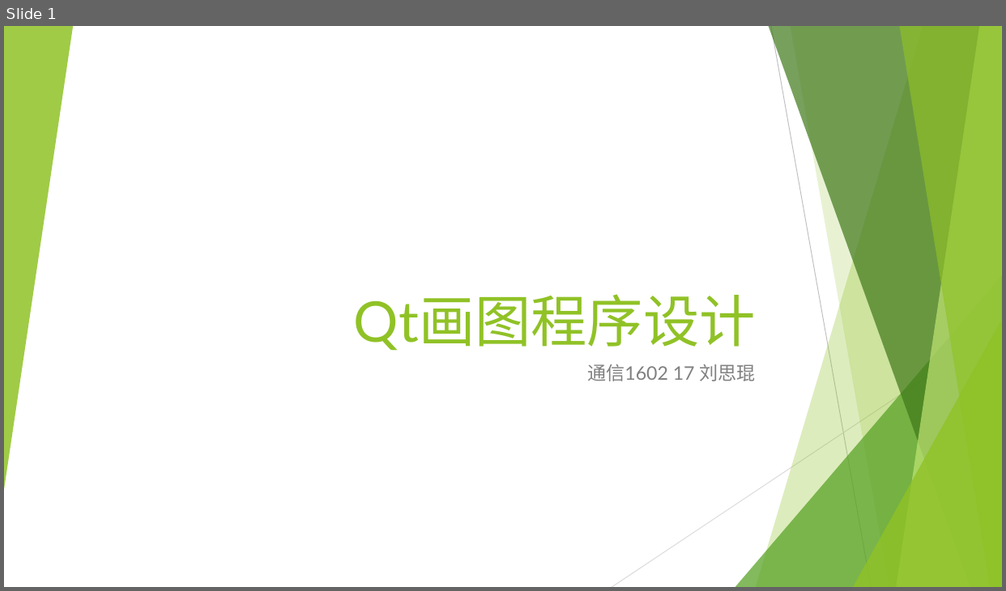
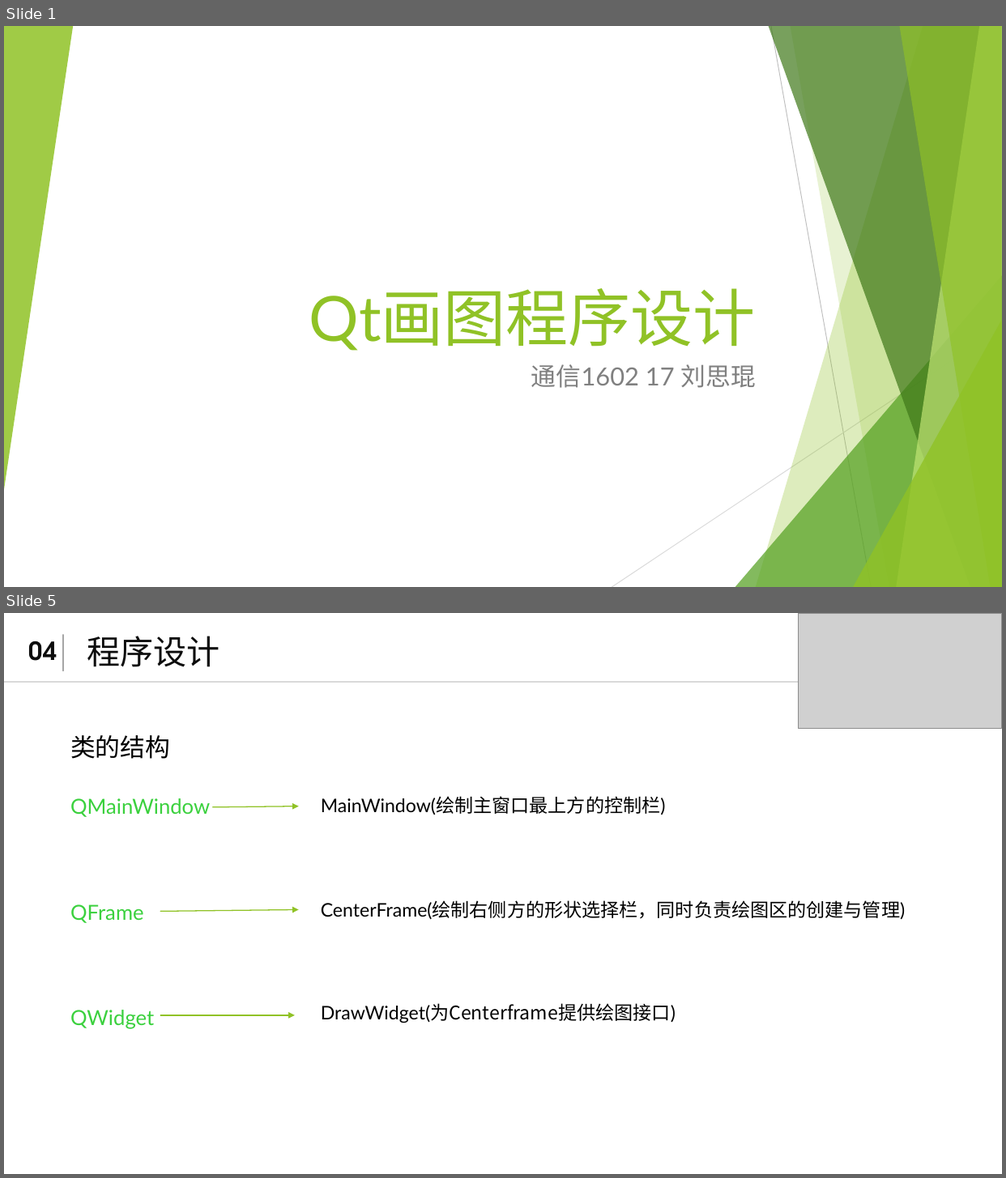
Before and after one commit to 1580994065/Qt_2018_FALL_Homework, a slide deck: lab02/lab02.pptx. Shown one above the other, each under a label of ours: slide 1 before the commit, slides 1 and 5 after it; the slides between them are not shown. The pictures are 1006x591 and 1006x1178 pixels, drawn with LibreOffice and Linux fonts; fonts in the diff are those of the drawing; grey boxes stand for pictures. Boxes give left, top, right and bottom in pixels: in the first picture for what was removed or moved away, otherwise in the second. Text is boxed around its words. In the diff, an @@ line names an element or a change of style, - is before the commit and + after.

```diff
--- a/lab02/lab02.pptx
+++ b/lab02/lab02.pptx
@@ slide 5 added at [4,613,1002,1174], background #FFFFFF @@
@@ line added from (63, 635) to (63, 671), #A6A6A6 1 pt @@
@@ free added at [87,631,299,671], 32 pt, text #0D0D0D @@
+程序设计
@@ picture added at [799,614,1002,728] @@
@@ text added at [29,641,57,661], 24 pt, text #0D0D0D, bold @@
+04
@@ line added from (4, 682) to (1002, 682), #D9D9D9 1.5 pt @@
@@ text added at [70,735,170,759], 24 pt, text #000000 @@
+类的结构
@@ text added at [70,798,210,817], 20 pt, text #3BD13E @@
+QMainWindow
@@ arrow added from (213, 807) to (299, 806), #90C226 1 pt @@
@@ text added at [321,796,666,815], 18 pt, text #000000 @@
+MainWindow(绘制主窗口最上方的控制栏)
@@ text added at [321,901,906,920], 18 pt, text #000000 @@
+CenterFrame(绘制右侧方的形状选择栏，同时负责绘图区的创建与管理)
@@ text added at [70,905,144,923], 20 pt, text #3BD13E @@
+QFrame
@@ arrow added from (160, 912) to (299, 910), #90C226 1 pt @@
@@ text added at [70,1010,154,1029], 20 pt, text #3BD13E @@
+QWidget
@@ arrow added from (160, 1016) to (295, 1016), #90C226 1 pt @@
@@ text added at [321,1003,675,1024], 18 pt, text #000000 @@
+DrawWidget(为Centerframe提供绘图接口)
@@ slide 1 changed as well @@
@@ title "Qt画图程序设计" at [309,288,756,351]: size 54 to 60 pt @@
@@ subtitle "通信1602 17 刘思琨" at [531,365,755,388]: size 18 to 24 pt @@
```
Also in this commit, not shown: 7 other slides added, 1 slide removed, 3 other files.
